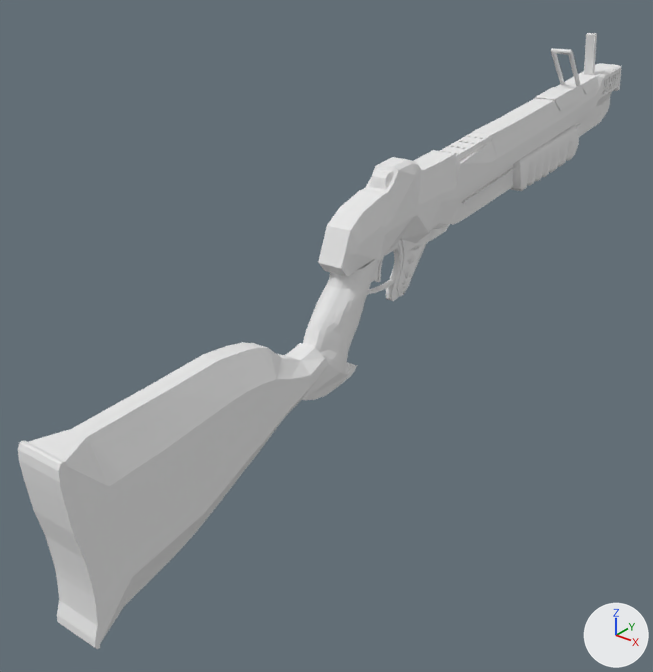
Before and after pictures for a commit that changed the OBJ model Assets/Meshes/shotgun.obj.
Camera for both pictures: a 50 mm camera at (7.63, -4.64, 2.28) aimed at (0.75, 3.95, -3.04). Every picture has the same lights, and +X, +Y and +Z are marked at lower right. Where no turn or scale is listed for an object, it has been applied to the vertices. Vertices at the same position are counted once.

Before the edit, the objects in view are built like this:
```python
me_sight_cube_005 = bpy.data.meshes.new('Sight_Cube.005')
me_sight_cube_005.from_pydata(...)  # 2414 vertices, 4462 faces; spans x 1.22..1.92, y -1.08..11.08, z -4.14..0.31
me_sight_cube_005.materials.append(mat_default_obj)  # white #e7e7e7
ob_sight_cube_005 = bpy.data.objects.new('Sight_Cube.005', me_sight_cube_005)
ob_sight_cube_005.location = (0.0, 0.0, 0.0)
```
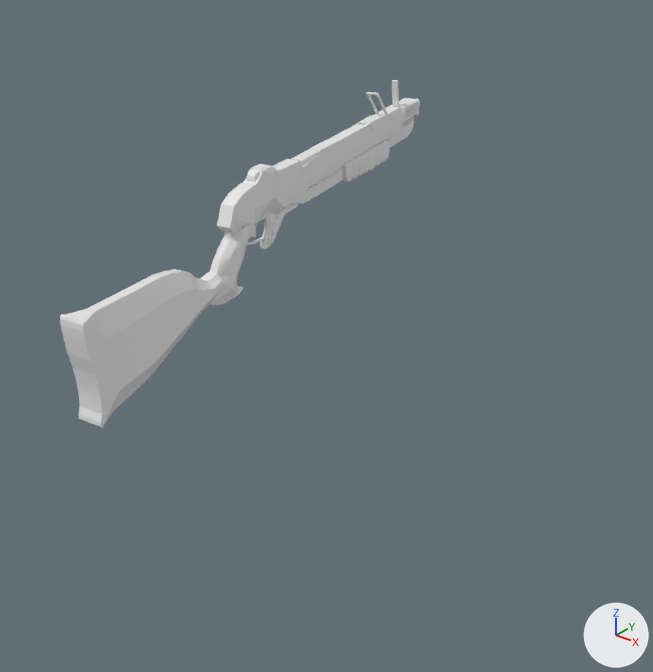
Changed parts and their boxes (x1, y1, x2, y2) in the pictures (653 x 672 px; the box of a moved part takes in the faces that stretch with it):
'Sight_Cube.005', reshaped (40% narrower, 43% shorter): before (18, 33, 621, 649); after (60, 80, 420, 428)
part 1 of me_sight_cube_005, moved or reshaped: before (584, 33, 597, 75); after (392, 80, 399, 107)
part 2 of me_sight_cube_005, moved or reshaped: before (551, 48, 580, 86); after (366, 92, 388, 115)
part 3 of me_sight_cube_005, moved or reshaped: before (302, 239, 404, 375); after (209, 212, 270, 291)
part 4 of me_sight_cube_005, moved or reshaped: before (318, 63, 621, 297); after (217, 98, 419, 247)
part 5 of me_sight_cube_005, moved or reshaped: before (29, 342, 357, 644); after (65, 269, 243, 426)
part 6 of me_sight_cube_005, moved or reshaped: before (369, 257, 384, 282); after (249, 223, 257, 238)
part 7 of me_sight_cube_005, moved or reshaped: before (18, 441, 102, 649); after (60, 314, 104, 428)
part 8 of me_sight_cube_005, moved or reshaped: before (366, 244, 400, 294); after (247, 215, 268, 245)
part 9 of me_sight_cube_005, moved or reshaped: before (462, 124, 581, 204); after (307, 139, 391, 191)
part 10 of me_sight_cube_005, moved or reshaped: before (369, 168, 394, 190); after (246, 170, 260, 183)
part 11 of me_sight_cube_005, moved or reshaped: before (440, 132, 492, 161); after (292, 147, 324, 165)
part 12 of me_sight_cube_005, moved or reshaped: before (535, 87, 578, 111); after (358, 116, 386, 131)
part 13 of me_sight_cube_005, moved or reshaped: before (564, 74, 599, 94); after (378, 106, 402, 120)
part 14 of me_sight_cube_005, moved or reshaped: before (599, 69, 620, 99); after (403, 102, 418, 122)
part 15 of me_sight_cube_005, moved or reshaped: before (510, 126, 579, 191); after (341, 140, 390, 183)

What the commit changed:
me_sight_cube_005 has 2414 vertices, 4462 faces and spans x 1.22..1.92, y -1.08..11.08, z -4.14..0.31.
me_sight_cube_005 is used by ob_sight_cube_005; location (0.0, 0.0, 0.0).
me_sight_cube_005 no longer uses material mat_default_obj (white #e7e7e7).
me_sight_cube_005 part 1: the loose piece of 12 vertices spanning x 1.36..1.53, y 9.88..10.02, z -0.36..0.31 is scaled about its middle by (0.531, 0.538, 0.534), then moved by (-0.84, -4.33, -0.08).
me_sight_cube_005 part 2: the loose piece of 32 vertices spanning x 1.29..1.61, y 8.8..9.32, z -0.42..0.2 is turned 4.5 degrees about the z axis through its middle and scaled by 0.534, then moved by (-0.8, -3.92, -0.04).
me_sight_cube_005 part 3: the loose piece of 493 vertices spanning x 1.29..1.81, y 2.58..4.5, z -2.99..-1.59 is turned 4.5 degrees about the z axis through its middle and scaled by 0.534, then moved by (-0.62, -1.33, 0.98).
me_sight_cube_005 part 4: the loose piece of 466 vertices spanning x 1.22..1.76, y 3.02..10.82, z -2.39..-0.27 is turned 4.5 degrees about the z axis through its middle and scaled by 0.534, then moved by (-0.73, -2.92, 0.53).
me_sight_cube_005 part 5: the loose piece of 108 vertices spanning x 1.28..1.91, y -1.01..3.41, z -4.12..-1.94 is turned 4.5 degrees about the z axis through its middle and scaled by 0.534, then moved by (-0.55, -0.24, 1.32).
me_sight_cube_005 part 6: the loose piece of 64 vertices spanning x 1.5..1.57, y 3.68..4.1, z -2.08..-1.7 is scaled about its middle by (0.549, 0.532, 0.534), then moved by (-0.63, -1.5, 0.79).
me_sight_cube_005 part 7: the loose piece of 60 vertices spanning x 1.3..1.92, y -1.08..-0.85, z -4.14..-2.01 is turned 4.5 degrees about the z axis through its middle and scaled by 0.534, then moved by (-0.46, 0.78, 1.35).
me_sight_cube_005 part 8: the loose piece of 60 vertices spanning x 1.49..1.58, y 3.67..4.45, z -2.19..-1.65 is turned 4.5 degrees about the z axis through its middle and scaled by 0.534, then moved by (-0.64, -1.58, 0.81).
me_sight_cube_005 part 9: the loose piece of 8 vertices spanning x 1.32..1.66, y 5.82..9.5, z -1.48..-1.05 is turned 4.5 degrees about the z axis through its middle and scaled by 0.534, then moved by (-0.76, -3.26, 0.5).
me_sight_cube_005 part 10: the loose piece of 16 vertices spanning x 1.38..1.65, y 3.98..4.18, z -0.87..-0.66 is scaled about its middle by 0.533, then moved by (-0.63, -1.58, 0.27).
me_sight_cube_005 part 11: the loose piece of 154 vertices spanning x 1.33..1.66, y 5.48..6.51, z -0.88..-0.66 is turned 4.5 degrees about the z axis through its middle and scaled by 0.534, then moved by (-0.7, -2.48, 0.27).
me_sight_cube_005 part 12: the loose piece of 8 vertices spanning x 1.25..1.69, y 8.37..9.13, z -0.67..-0.41 is turned 4.5 degrees about the z axis through its middle and scaled by 0.534, then moved by (-0.8, -3.77, 0.16).
me_sight_cube_005 part 13: the loose piece of 8 vertices spanning x 1.24..1.67, y 9.32..9.93, z -0.56..-0.33 is turned 4.5 degrees about the z axis through its middle and scaled by 0.534, then moved by (-0.83, -4.18, 0.12).
me_sight_cube_005 part 14: the loose piece of 314 vertices spanning x 1.22..1.68, y 9.96..10.77, z -0.72..-0.33 is turned 4.5 degrees about the z axis through its middle and scaled by 0.534, then moved by (-0.86, -4.52, 0.16).
me_sight_cube_005 part 15: the loose piece of 498 vertices spanning x 1.24..1.74, y 7.25..9.29, z -1.67..-1.01 is turned 4.5 degrees about the z axis through its middle and scaled by 0.534, then moved by (-0.79, -3.55, 0.54).
